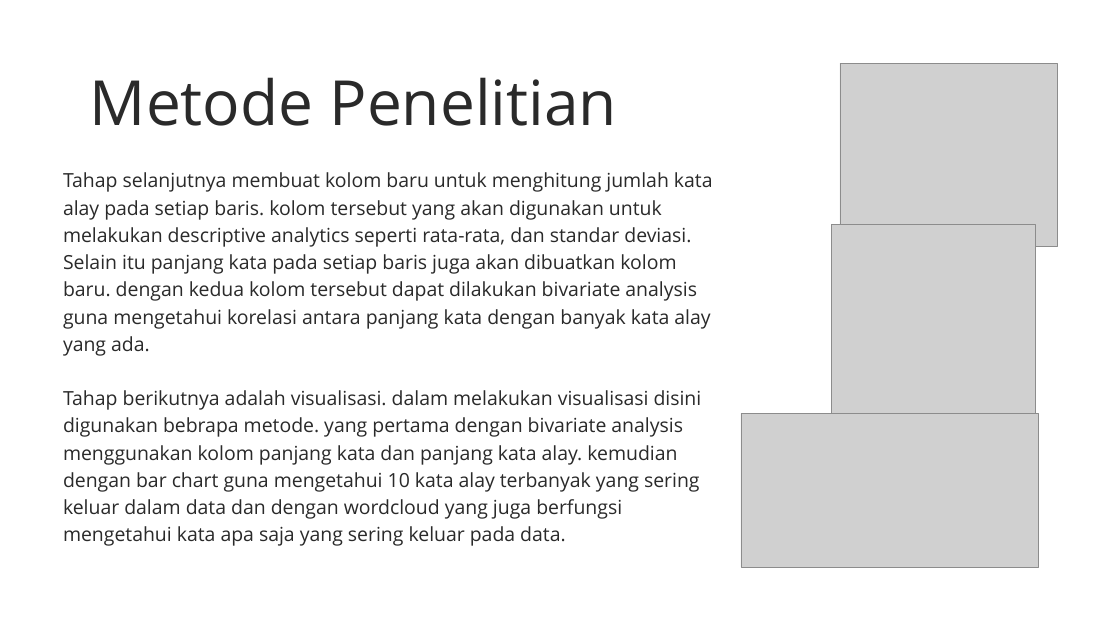
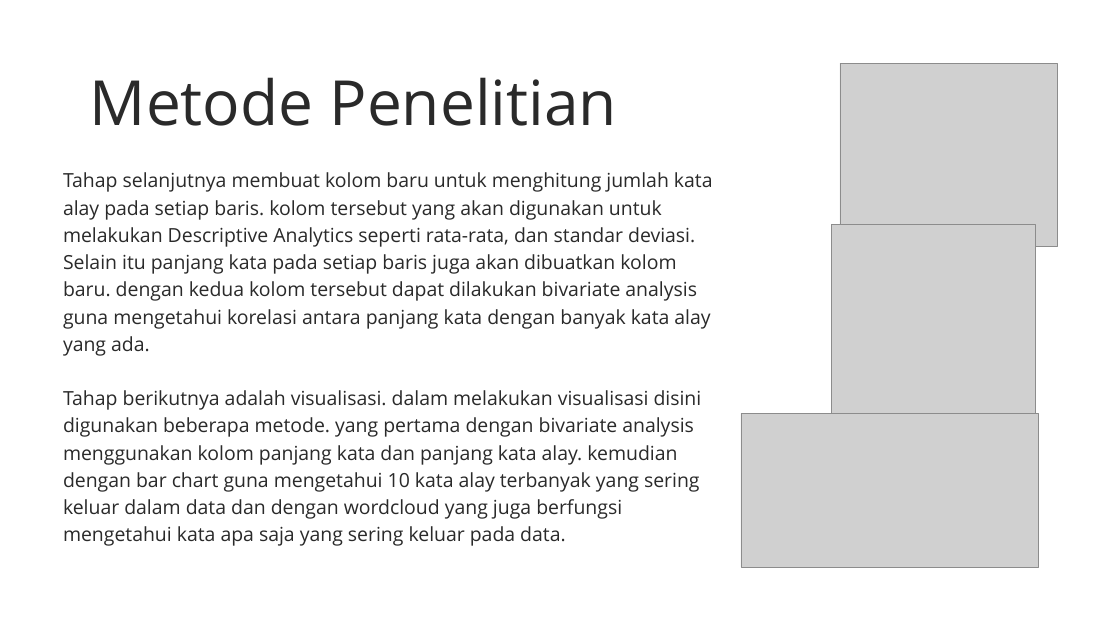
Before and after one commit to Tomiprase3270/binar-data-science-gold, a slide deck: slide 4 of analisis kata alay pada data tweet.pptx. Drawn at 1120x630 pixels with LibreOffice and Linux fonts; fonts in the diff are those of the drawing; grey boxes stand for pictures. Boxes give left, top, right and bottom in pixels: in the first picture for what was removed or moved away, otherwise in the second. Text is boxed around its words. In the diff, an @@ line names an element or a change of style, - is before the commit and + after.

Commit message:
modifikasi analisis kata alay pada data tweet.pptx

```diff
--- a/analisis kata alay pada data tweet.pptx
+++ b/analisis kata alay pada data tweet.pptx
@@ text at box(63, 172, 713, 546): text changed @@
-Tahap selanjutnya membuat kolom baru untuk menghitung jumlah kata alay pada setiap baris. kolom tersebut yang akan digunakan untuk melakukan descriptive analytics seperti rata-rata, dan standar deviasi. Selain itu panjang kata pada setiap baris juga akan dibuatkan kolom baru. dengan kedua kolom tersebut dapat dilakukan bivariate analysis guna mengetahui korelasi antara panjang kata dengan banyak kata alay yang ada.
-Tahap berikutnya adalah visualisasi. dalam melakukan visualisasi disini digunakan bebrapa metode. yang pertama dengan bivariate analysis menggunakan kolom panjang kata dan panjang kata alay. kemudian dengan bar chart guna mengetahui 10 kata alay terbanyak yang sering keluar dalam data dan dengan wordcloud yang juga berfungsi mengetahui kata apa saja yang sering keluar pada data.
+Tahap selanjutnya membuat kolom baru untuk menghitung jumlah kata alay pada setiap baris. kolom tersebut yang akan digunakan untuk melakukan Descriptive Analytics seperti rata-rata, dan standar deviasi. Selain itu panjang kata pada setiap baris juga akan dibuatkan kolom baru. dengan kedua kolom tersebut dapat dilakukan bivariate analysis guna mengetahui korelasi antara panjang kata dengan banyak kata alay yang ada.
+Tahap berikutnya adalah visualisasi. dalam melakukan visualisasi disini digunakan beberapa metode. yang pertama dengan bivariate analysis menggunakan kolom panjang kata dan panjang kata alay. kemudian dengan bar chart guna mengetahui 10 kata alay terbanyak yang sering keluar dalam data dan dengan wordcloud yang juga berfungsi mengetahui kata apa saja yang sering keluar pada data.
```
Also in this commit, not shown: 3 other slides changed.
